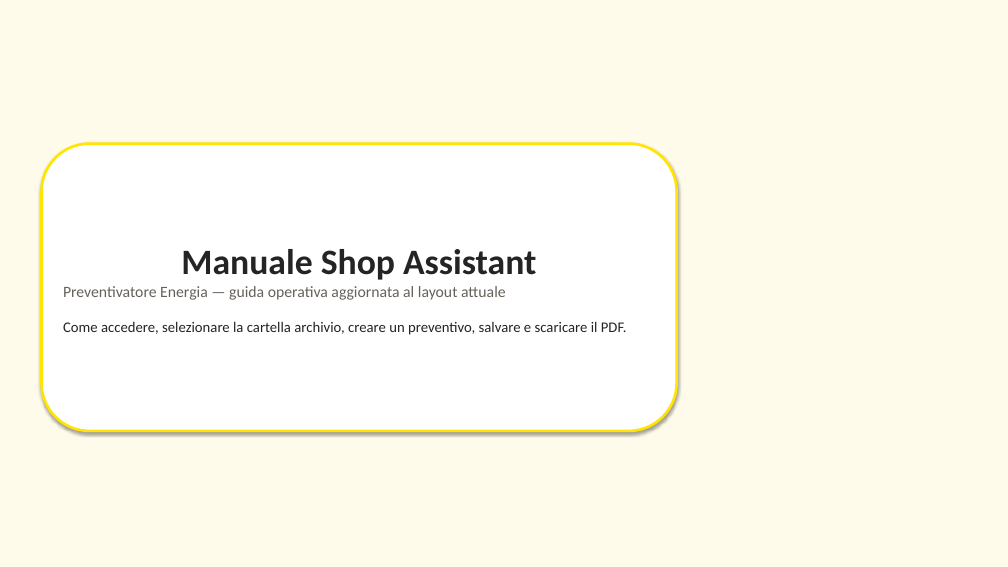
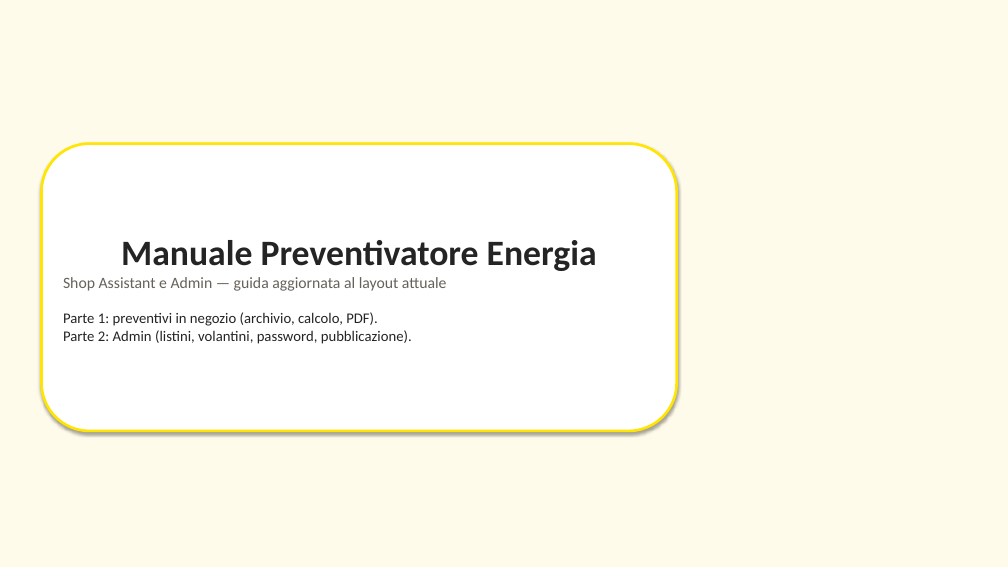
Before and after one commit to MBRP95/Preventivatore, a slide deck: slide 1 of docs/manuale/Manuale_Preventivatore_Shop_Assistant.pptx. Drawn at 1008x567 pixels with LibreOffice and Linux fonts; fonts in the diff are those of the drawing; background and template pictures are left out. Boxes give left, top, right and bottom in pixels: in the first picture for what was removed or moved away, otherwise in the second. Text is boxed around its words. In the diff, an @@ line names an element or a change of style, - is before the commit and + after.

```diff
--- a/docs/manuale/Manuale_Preventivatore_Shop_Assistant.pptx
+++ b/docs/manuale/Manuale_Preventivatore_Shop_Assistant.pptx
@@ text in rounded rectangle at (63,240,597,344): text changed @@
-Manuale Shop Assistant
-Preventivatore Energia — guida operativa aggiornata al layout attuale
-Come accedere, selezionare la cartella archivio, creare un preventivo, salvare e scaricare il PDF.
+Manuale Preventivatore Energia
+Shop Assistant e Admin — guida aggiornata al layout attuale
+Parte 1: preventivi in negozio (archivio, calcolo, PDF).
+Parte 2: Admin (listini, volantini, password, pubblicazione).
```
Also in this commit, not shown: 2 other slides changed, 6 slides added, 7 other files.
